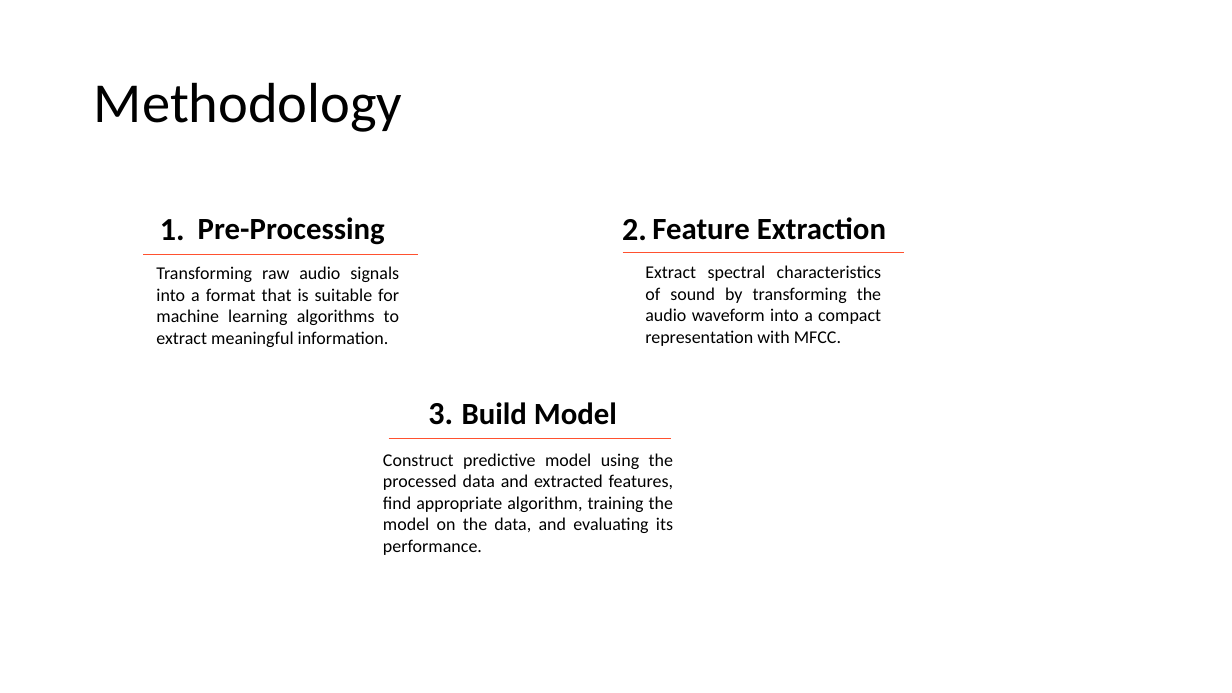
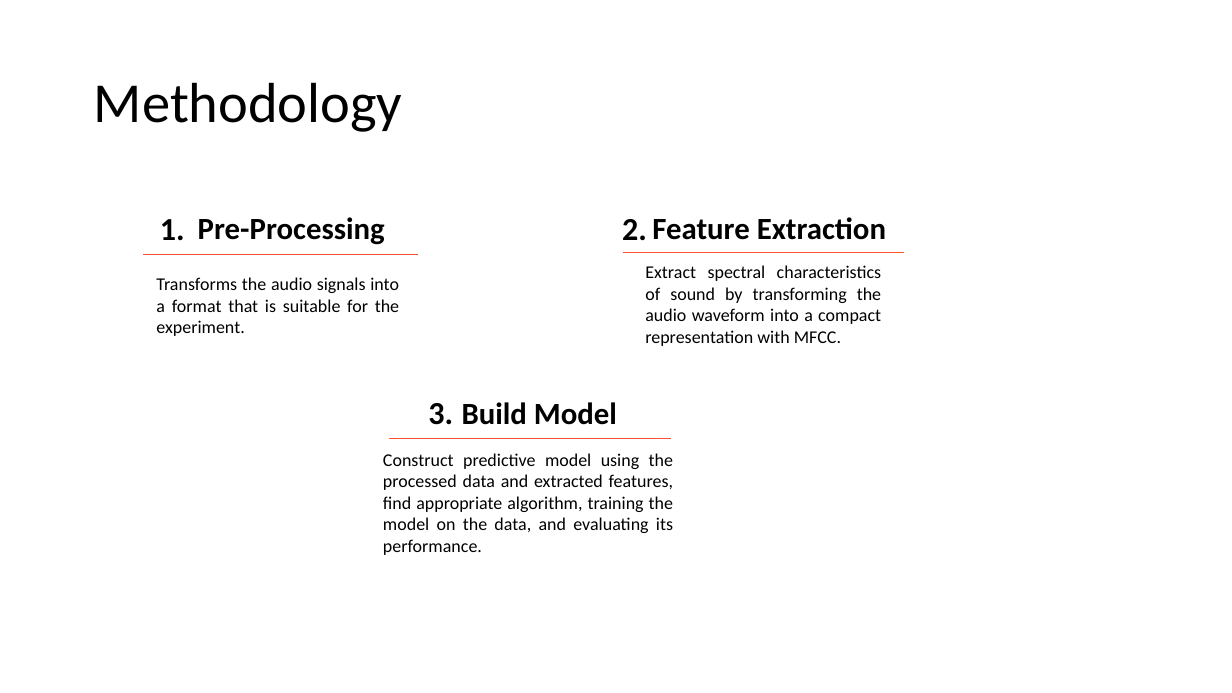
Before and after one commit to satria-ui/TugasAkhir2023, a slide deck: slide 8 of Submit Sidang/05111942000001-Adam Satria Adidarma-Presentasi TA.pptx. Drawn at 1232x693 pixels with LibreOffice and Linux fonts; fonts in the diff are those of the drawing; background and template pictures are left out. Boxes give left, top, right and bottom in pixels: in the first picture for what was removed or moved away, otherwise in the second. Text is boxed around its words. In the diff, an @@ line names an element or a change of style, - is before the commit and + after.

```diff
--- a/Submit Sidang/05111942000001-Adam Satria Adidarma-Presentasi TA.pptx
+++ b/Submit Sidang/05111942000001-Adam Satria Adidarma-Presentasi TA.pptx
@@ text at [156,277,399,336]: text changed @@
-Transforming raw audio signals into a format that is suitable for machine learning algorithms to extract meaningful information.
+Transforms the audio signals into a format that is suitable for the experiment.
```
Also in this commit, not shown: 3 other slides changed, 7 other files.
